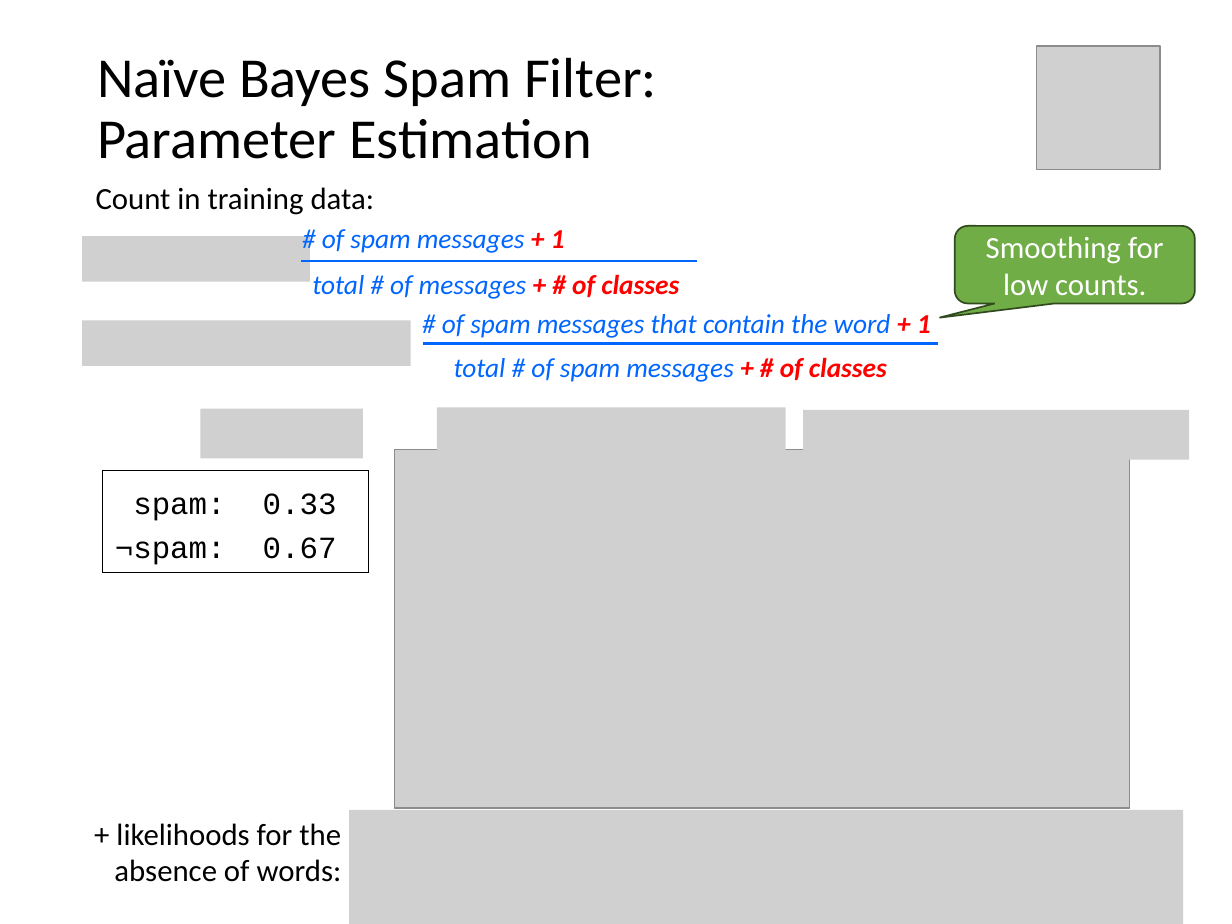
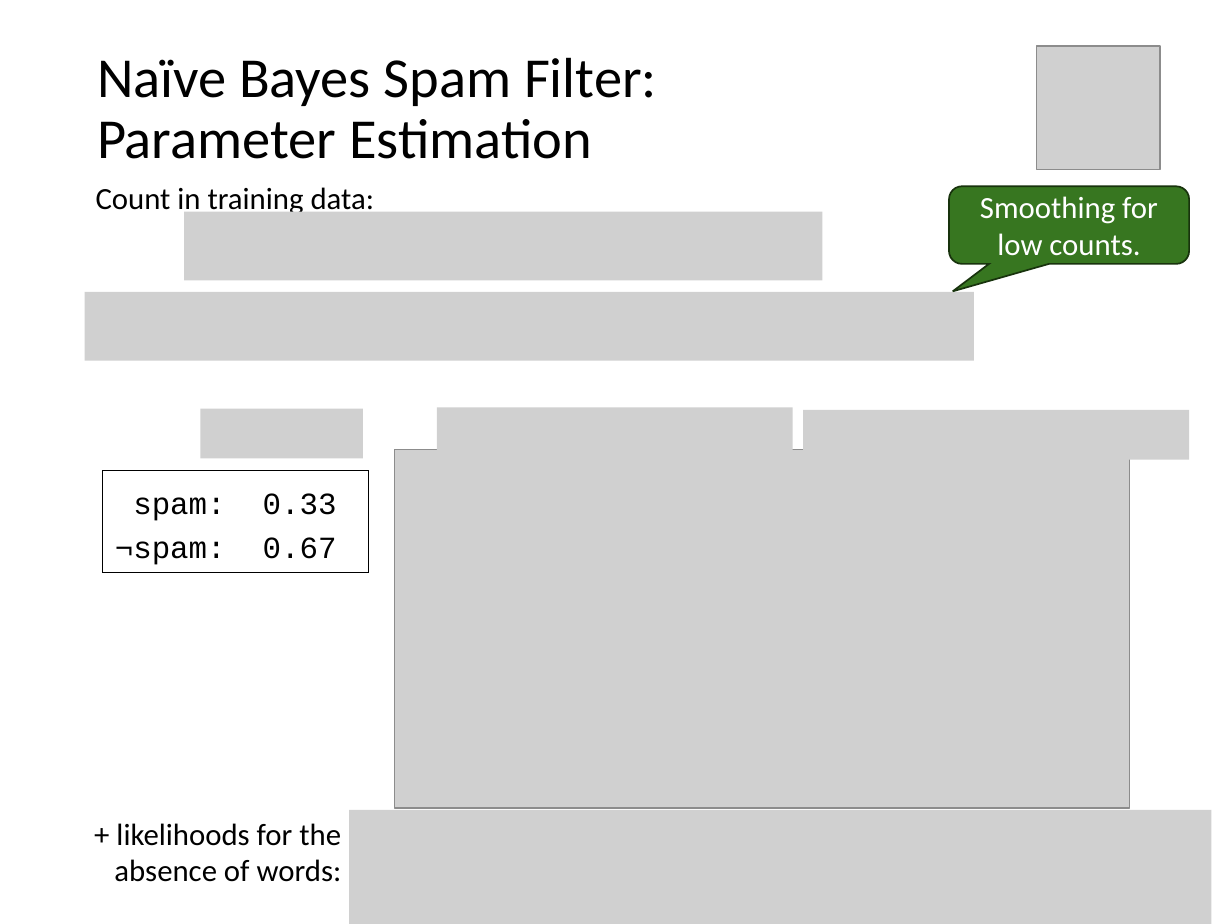
Before and after one commit to mhahsler/CS7320-AI, a slide deck: slide 27 of slides/12_uncertainty.pptx. Drawn at 1232x924 pixels with LibreOffice and Linux fonts; fonts in the diff are those of the drawing; grey boxes stand for pictures. Boxes give left, top, right and bottom in pixels: in the first picture for what was removed or moved away, otherwise in the second. Text is boxed around its words. In the diff, an @@ line names an element or a change of style, - is before the commit and + after.

```diff
--- a/slides/12_uncertainty.pptx
+++ b/slides/12_uncertainty.pptx
@@ rounded speech box "Smoothing for low counts." moved from (x1=955, y1=225, x2=1195, y2=303) to (x1=949, y1=186, x2=1189, y2=264) @@
@@ rounded speech box "Smoothing for low counts." at (x1=949, y1=186, x2=1189, y2=264): fill #70AD47 to #377620; outline #314C1F 1 pt to #18340E 1 pt; proportions changed @@
@@ picture removed at (x1=83, y1=237, x2=310, y2=282) @@
@@ picture added at (x1=184, y1=212, x2=822, y2=281) @@
@@ text removed at (x1=322, y1=229, x2=565, y2=253) @@
-# of spam messages + 1
@@ line removed from (301, 261) to (697, 261) @@
@@ picture added at (x1=85, y1=292, x2=975, y2=361) @@
@@ text removed at (x1=312, y1=274, x2=679, y2=299) @@
-total # of messages + # of classes
@@ picture removed at (x1=83, y1=320, x2=411, y2=366) @@
@@ text removed at (x1=442, y1=314, x2=931, y2=338) @@
-# of spam messages that contain the word + 1
@@ line removed from (423, 344) to (939, 344) @@
@@ text removed at (x1=454, y1=357, x2=887, y2=382) @@
-total # of spam messages + # of classes
@@ picture resized from (x1=437, y1=408, x2=786, y2=457) to (x1=437, y1=408, x2=793, y2=457) @@
@@ picture resized from (x1=349, y1=809, x2=1183, y2=924) to (x1=349, y1=809, x2=1211, y2=924) @@
```
Also in this commit, not shown: 30 other slides changed, 30 other files.
